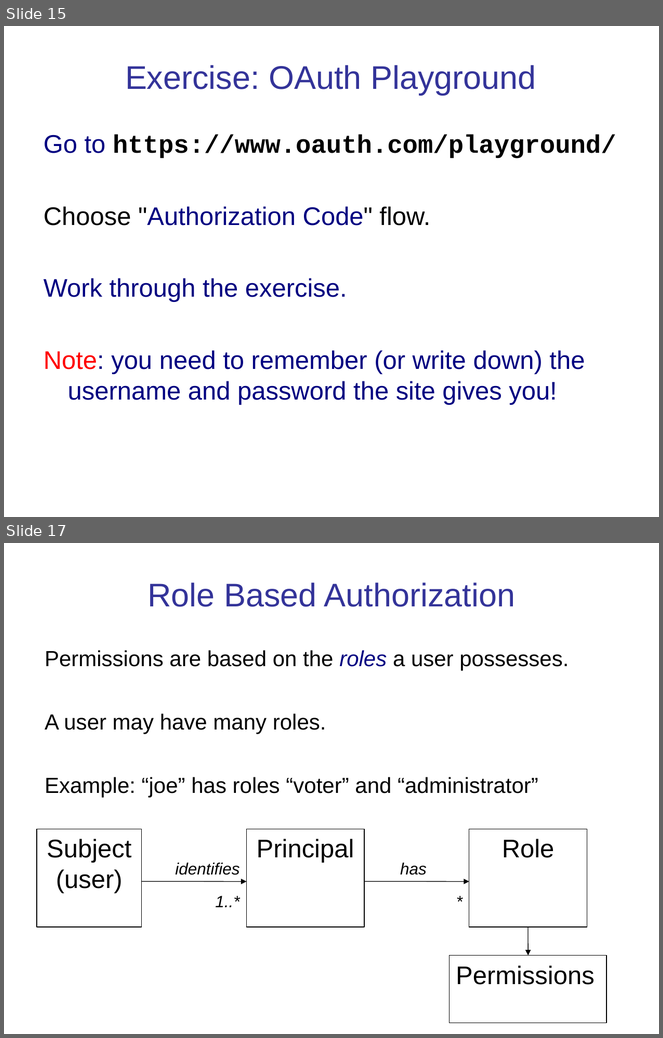
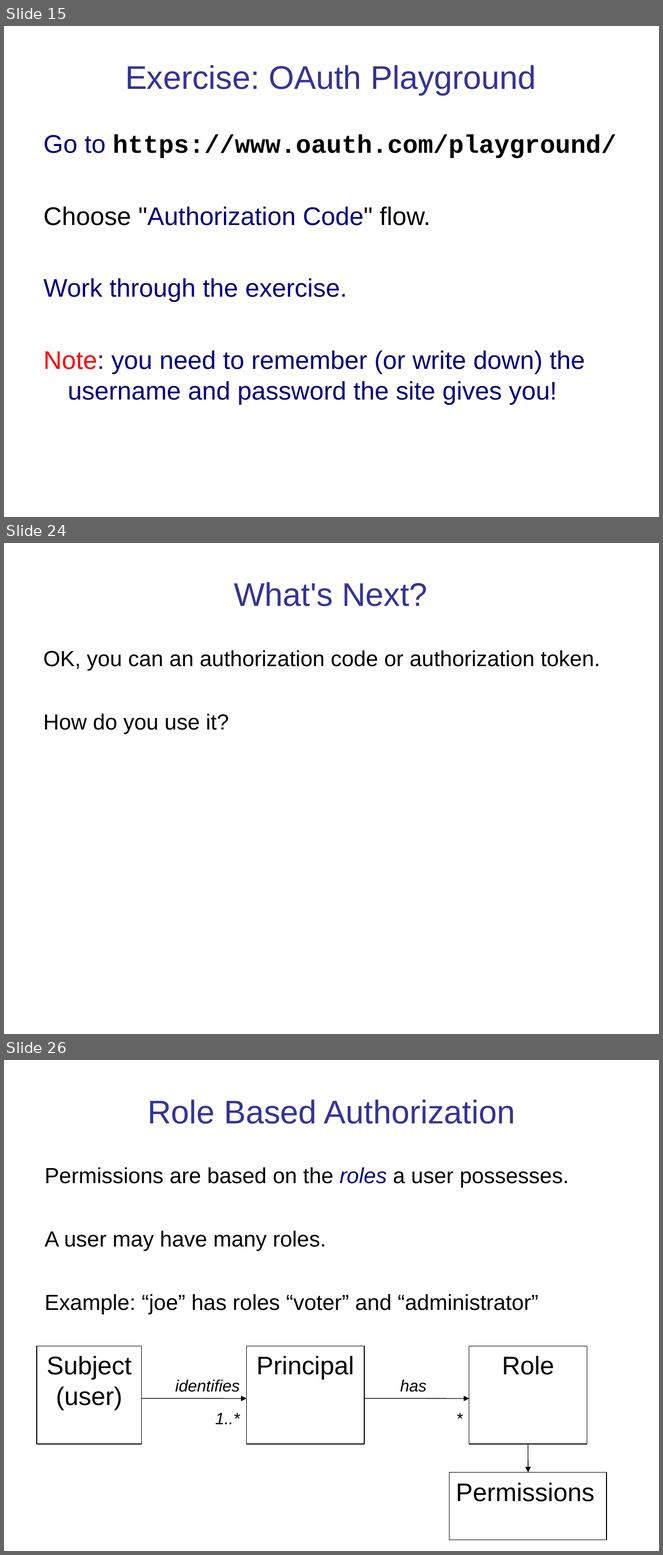
Before and after one commit to cpske/ISP, a slide deck: authentication/Authentication-and-Authorization.ppt. Shown one above the other, each under a label of ours: slides 15 and 17 before the commit, slides 15, 24 and 26 after it; the slides between them are not shown. The pictures are 663x1038 and 663x1555 pixels, drawn with LibreOffice and Linux fonts; fonts in the diff are those of the drawing. Boxes give left, top, right and bottom in pixels: in the first picture for what was removed or moved away, otherwise in the second. Text is boxed around its words. In the diff, an @@ line names an element or a change of style, - is before the commit and + after.

```diff
--- a/authentication/Authentication-and-Authorization.ppt
+++ b/authentication/Authentication-and-Authorization.ppt
@@ slide 24 added at [4,543,659,1034], background #FFFFFF @@
@@ title added at [234,582,427,606], 36 pt, text #333399 @@
+What's Next?
@@ text added at [44,650,600,734], 24 pt, text #000000 @@
+OK, you can an authorization code or authorization token.
+How do you use it?
@@ what was slide 17 is now slide 26 @@
```
Also in this commit, not shown: 4 slides changed, 8 other slides added, 4 other files.
